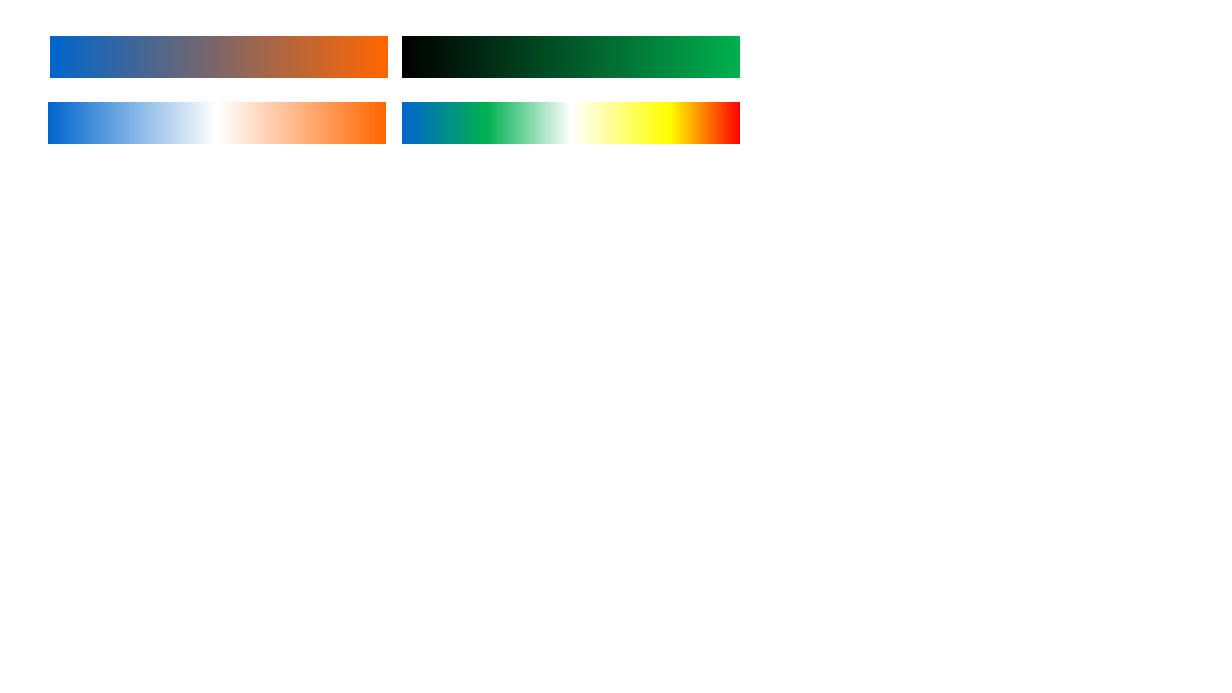
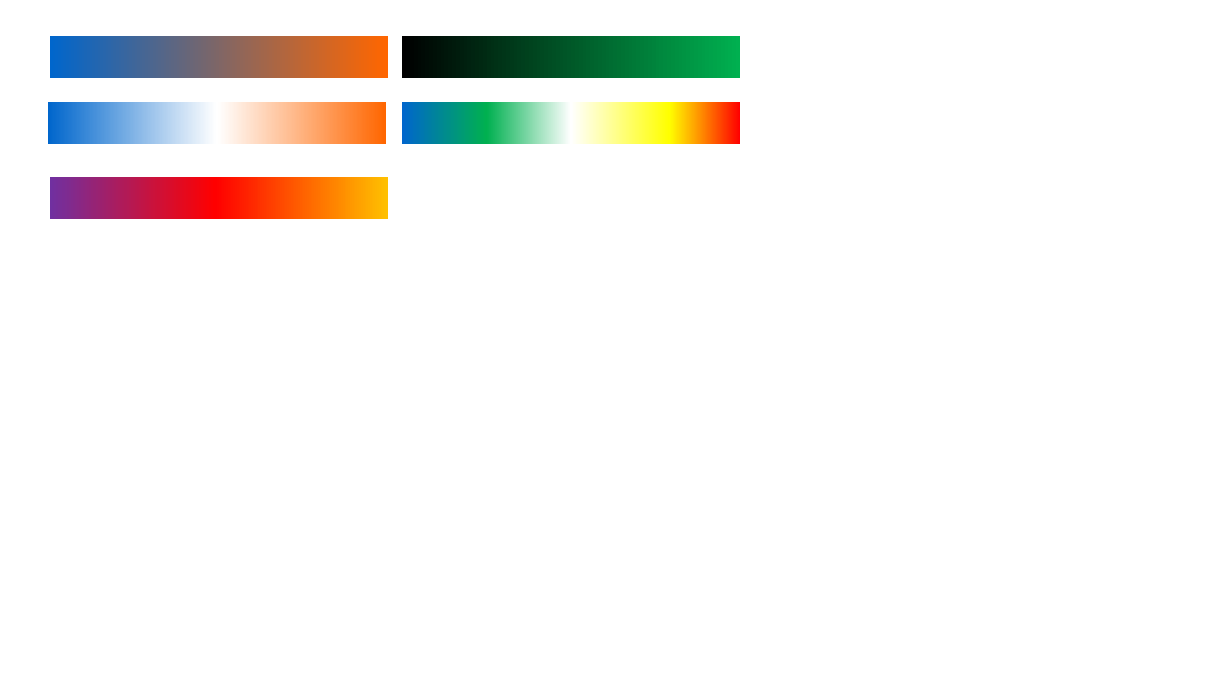
Before and after one commit to nuitrcs/firefly, a slide deck: slide 1 of colormaps/colormaps.pptx. Drawn at 1232x693 pixels with LibreOffice and Linux fonts; fonts in the diff are those of the drawing. Boxes give left, top, right and bottom in pixels: in the first picture for what was removed or moved away, otherwise in the second. Text is boxed around its words. In the diff, an @@ line names an element or a change of style, - is before the commit and + after.

```diff
--- a/colormaps/colormaps.pptx
+++ b/colormaps/colormaps.pptx
@@ rectangle added at (x1=50, y1=177, x2=388, y2=220), fill gradient #7030A0 to #FF0000 to #FFC000 @@
```
Also in this commit, not shown: 8 other files.
